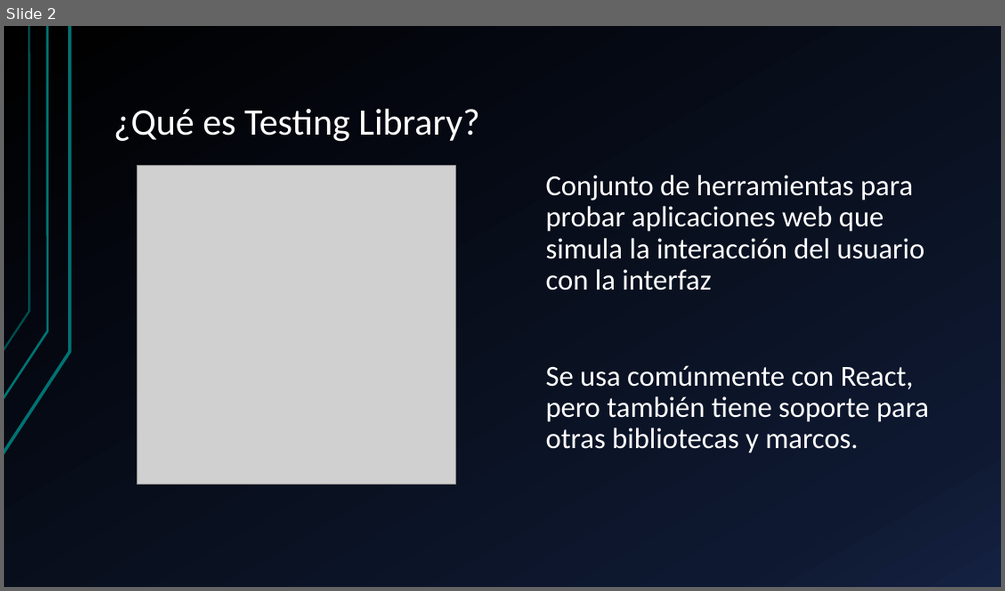
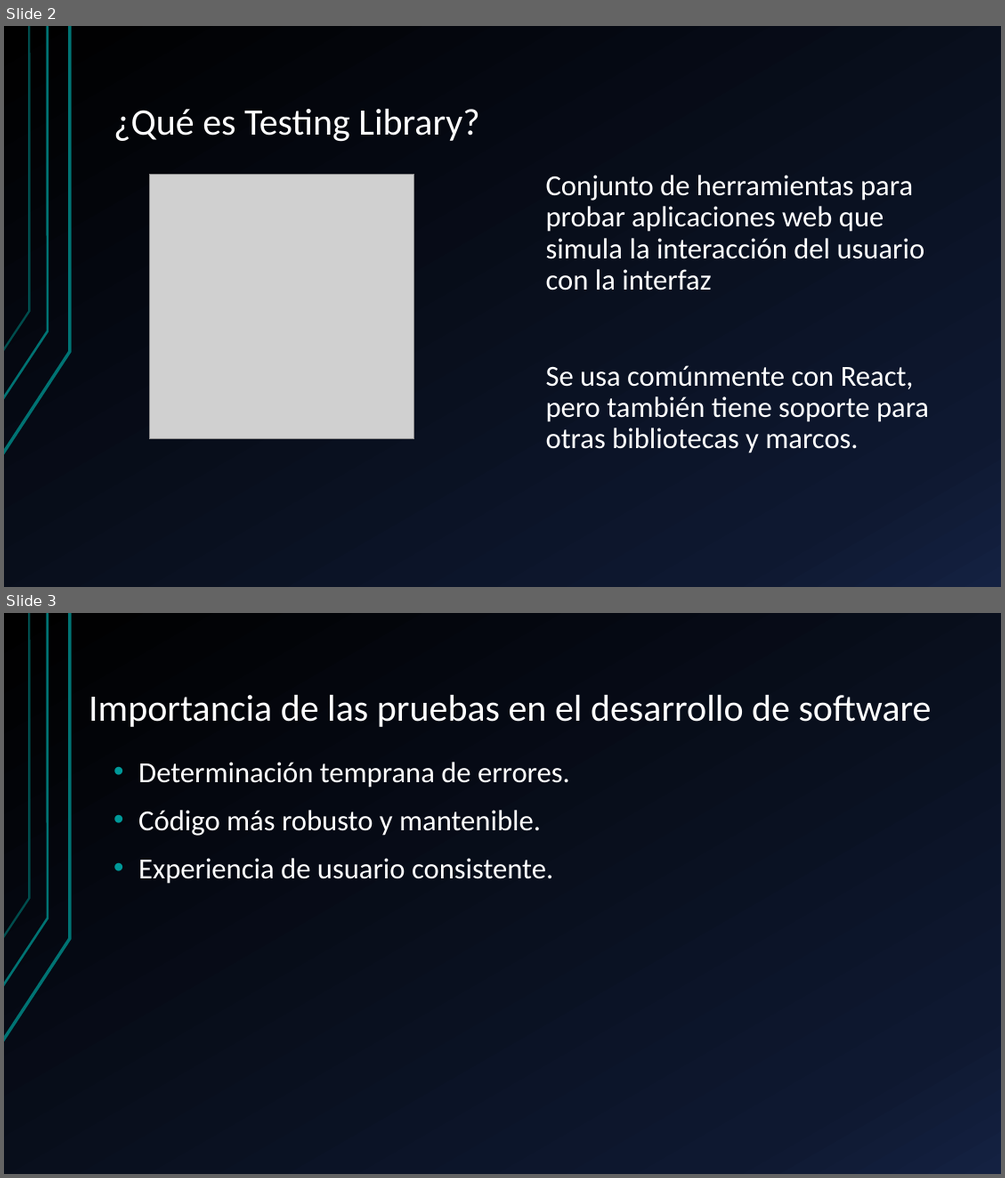
Before and after one commit to GusGiam01/TP-Desarrollo-Software, a slide deck: App POC/Documentacion/TestingLibrary-Presentacion.pptx. Shown one above the other, each under a label of ours: slide 2 before the commit, slides 2 and 3 after it. The pictures are 1005x591 and 1005x1178 pixels, drawn with LibreOffice and Linux fonts; fonts in the diff are those of the drawing; grey boxes stand for pictures. Boxes give left, top, right and bottom in pixels: in the first picture for what was removed or moved away, otherwise in the second. Text is boxed around its words. In the diff, an @@ line names an element or a change of style, - is before the commit and + after.

```diff
--- a/App POC/Documentacion/TestingLibrary-Presentacion.pptx
+++ b/App POC/Documentacion/TestingLibrary-Presentacion.pptx
@@ slide 3 added at (x1=4, y1=613, x2=1001, y2=1174), background gradient #000000 to #0F1931 to #142242; not listed: 3 template elements that a slide beside it also shows @@
@@ title added at (x1=89, y1=695, x2=931, y2=727), 36 pt, text #FFFFFF @@
+Importancia de las pruebas en el desarrollo de software
@@ text added at (x1=138, y1=762, x2=570, y2=884), 28 pt, text #FFFFFF @@
+• Determinación temprana de errores.
+• Código más robusto y mantenible.
+• Experiencia de usuario consistente.
@@ slide 2 changed as well @@
@@ picture resized from (x1=138, y1=166, x2=455, y2=483) to (x1=149, y1=174, x2=413, y2=439) @@
```
Also in this commit, not shown: 2 other slides changed, 14 other slides added, 5 slides removed, 3 other files.
